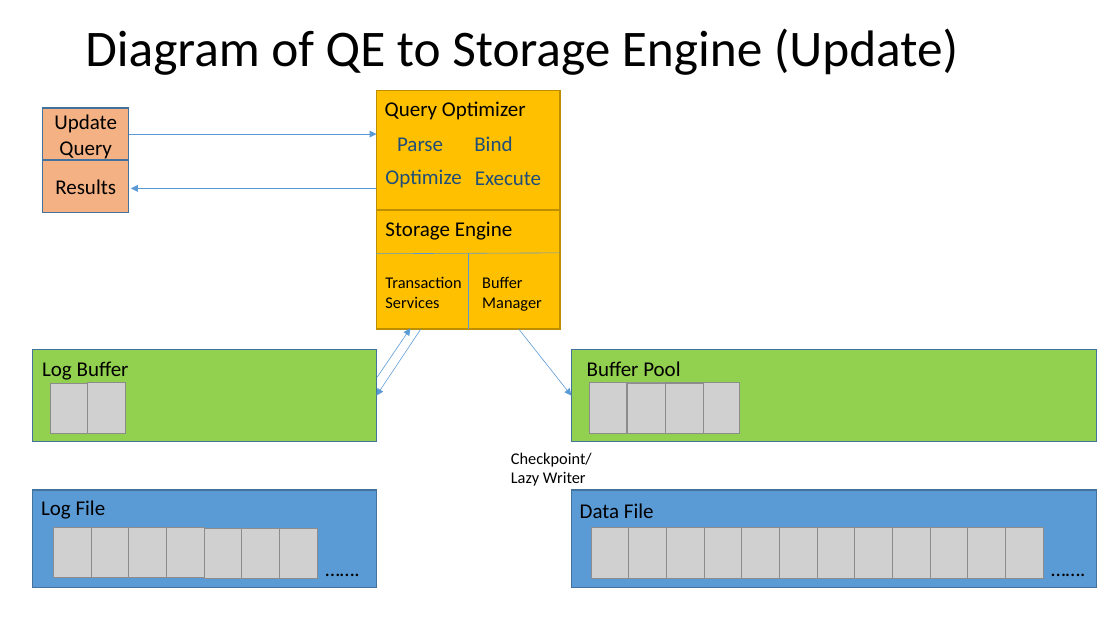
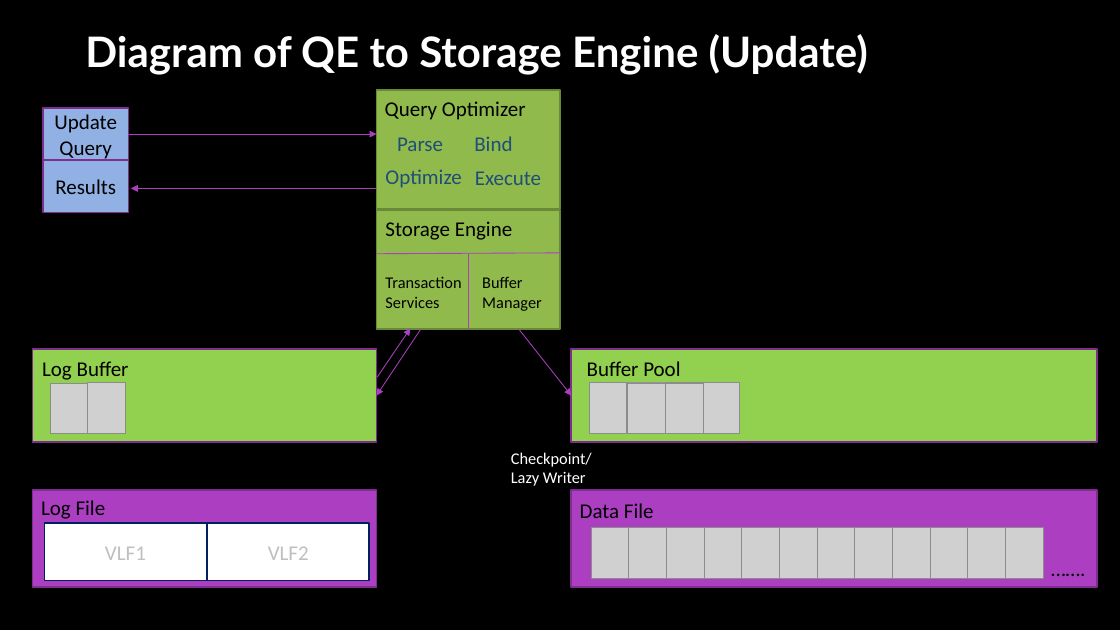
Before and after one commit to sabinio/SQLTraining, a slide deck: slide 7 of Slides/1. Logging.pptx (slide 5 before the commit). Drawn at 1120x630 pixels with LibreOffice and Linux fonts; fonts in the diff are those of the drawing; grey boxes stand for pictures; background and template pictures are left out. Boxes give left, top, right and bottom in pixels: in the first picture for what was removed or moved away, otherwise in the second. Text is boxed around its words. In the diff, an @@ line names an element or a change of style, - is before the commit and + after.

```diff
--- a/Slides/1. Logging.pptx
+++ b/Slides/1. Logging.pptx
@@ background #FFFFFF to picture (left out) @@
@@ title "Diagram of QE to Storage ..." at (x1=85, y1=34, x2=868, y2=75): size 44 to 36 pt, font Calibri to Lato, text colour #000000 to #FFFFFF, bold on; line spacing 0.9 to 1 @@
@@ rectangle "Update Query" at (x1=43, y1=108, x2=129, y2=160): fill #F4B183 to #91B0E3; outline #43739E 1 pt to #7F2E8F 1.5 pt @@
@@ rectangle at (x1=376, y1=91, x2=560, y2=210): fill #FFC000 to #90BA4C; outline #BD8E00 1 pt to #6B8A38 1.5 pt @@
@@ arrow (129, 134) - (376, 134): stroke #5B9BD5 0.5 pt to #AC3EC1 0.75 pt @@
@@ rectangle "Results" at (x1=43, y1=160, x2=129, y2=213): fill #F4B183 to #91B0E3; outline #43739E 1 pt to #7F2E8F 1.5 pt @@
@@ arrow (376, 188) - (131, 188): stroke #5B9BD5 0.5 pt to #AC3EC1 0.75 pt @@
@@ rectangle at (x1=376, y1=210, x2=560, y2=329): fill #FFC000 to #90BA4C; outline #BD8E00 1 pt to #6B8A38 1.5 pt @@
@@ line (376, 254) - (560, 253): stroke #5B9BD5 0.5 pt to #AC3EC1 0.75 pt @@
@@ line (468, 329) - (468, 255): stroke #5B9BD5 0.5 pt to #AC3EC1 0.75 pt @@
@@ arrow (421, 329) - (376, 396): stroke #5B9BD5 0.5 pt to #AC3EC1 0.75 pt @@
@@ arrow (377, 377) - (411, 329): stroke #5B9BD5 0.5 pt to #AC3EC1 0.75 pt @@
@@ arrow (519, 329) - (571, 396): stroke #5B9BD5 0.5 pt to #AC3EC1 0.75 pt @@
@@ rectangle at (x1=33, y1=350, x2=376, y2=442): outline #43739E 1 pt to #7F2E8F 1.5 pt @@
@@ rectangle at (x1=571, y1=350, x2=1097, y2=442): outline #43739E 1 pt to #7F2E8F 1.5 pt @@
@@ text "Checkpoint/" at (x1=511, y1=452, x2=592, y2=486): text colour #000000 to #FFFFFF @@
@@ rectangle at (x1=33, y1=490, x2=376, y2=587): fill #5B9BD5 to #AC3EC1; outline #43739E 1 pt to #7F2E8F 1.5 pt @@
@@ rectangle at (x1=571, y1=490, x2=1097, y2=587): fill #5B9BD5 to #AC3EC1; outline #43739E 1 pt to #7F2E8F 1.5 pt @@
@@ rectangle added at (x1=45, y1=523, x2=207, y2=581), fill #FFFFFF, outline #002060 1.5 pt, 18 pt, text #BFBFBF @@
+VLF1
@@ group removed at (x1=53, y1=528, x2=318, y2=579): 7 pictures @@
@@ rectangle added at (x1=208, y1=523, x2=370, y2=581), fill #FFFFFF, outline #002060 1.5 pt, 18 pt, text #BFBFBF @@
+VLF2
```
Also in this commit, not shown: 15 other slides changed, 20 slides added, 1 slide removed.
